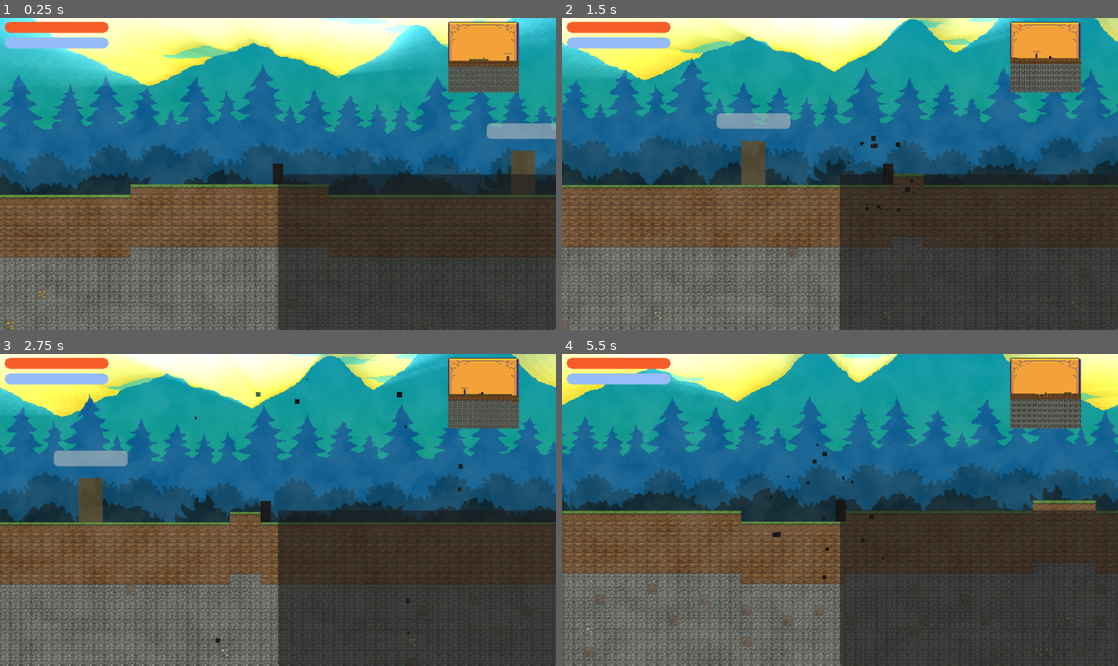
Above: before the commit, frames 1-4 (two rows, left to right).
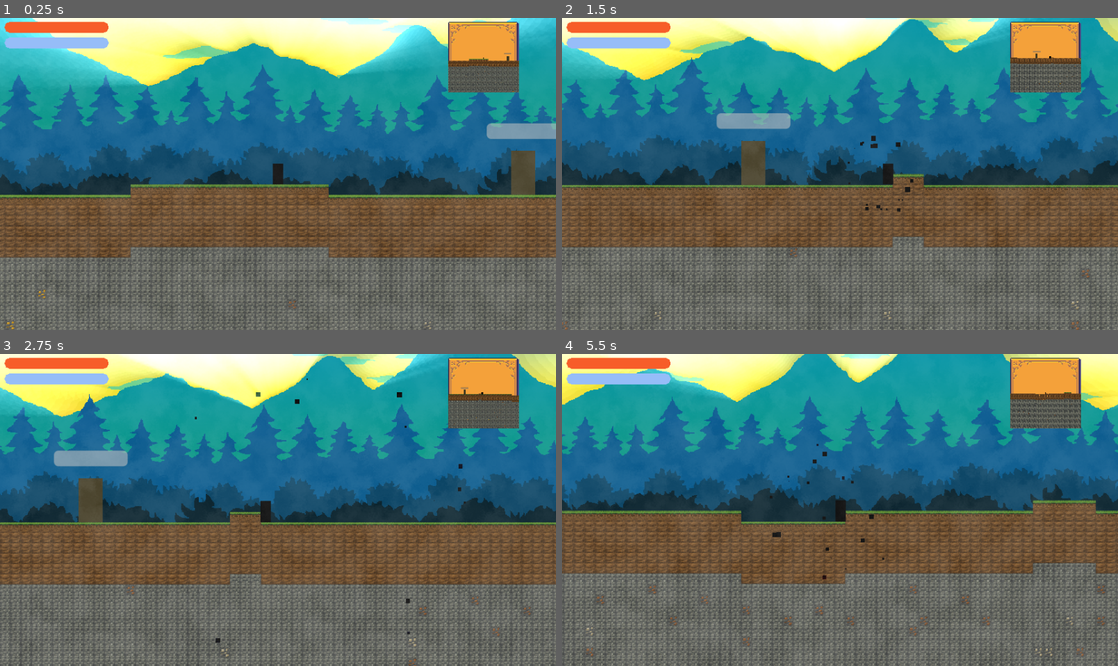
Above: after the commit, the same moments.

Repository: terriblepanic/first-game
Game: Godot game, scene res://scenes/Main.tscn
Two runs of this game, one before a commit and one after it. Both use one fixed random seed, a clock stepped at 60 frames per second and the inputs below.
Inputs (mouse positions are in pixels of both pictures, inside the frame that each line leads up to):
- Up to frame 1 (0.25 s): no input
- Up to frame 2 (1.5 s): move the mouse to (962, 158) at 0.52 s; hold D (move_right) from 0.53 s (still down); click (962, 158) at 0.6 s; tap Space (jump) at 0.77 s; move the mouse to (728, 189) at 1.27 s; click (728, 189) at 1.35 s
- Up to frame 3 (2.75 s): tap Space (jump) at 1.52 s; move the mouse to (333, 441) at 2.02 s; release D (move_right) at 2.03 s; hold A (move_left) from 2.03 s (still down); click (333, 441) at 2.1 s
- Up to frame 4 (5.5 s): move the mouse to (812, 572) at 2.77 s; release A (move_left) at 2.78 s; hold D (move_right) 2.78-4.28 s; click (812, 572) at 2.85 s; tap Space (jump) at 3.02, 3.77, 4.52 s; move the mouse to (1006, 556) at 3.52 s; click (1006, 556) at 3.6 s; move the mouse to (673, 463) at 4.27 s; hold A (move_left) 4.28-5.03 s; click (673, 463) at 4.35 s; move the mouse to (867, 510) at 5.02 s; hold D (move_right) from 5.03 s (still down); click (867, 510) at 5.1 s

The runs differ from the first frame. In frame 1, 23% of the frame differs, in the area x 50-100%, y 50-100%; in frame 2, 24%; in frame 3, 23%; in frame 4, 25%.
Error before the commit: Parse Error: Used tab character for indentation instead of space as used before in the file. (res://scripts/hud.gd:28)

Commit message:
Fix tab indentation in hud.gd

Diff:
--- a/scripts/hud.gd
+++ b/scripts/hud.gd
@@ -26,8 +26,8 @@
                         inventory.populate_grid(inventory_grid)
 
 func _on_player_health_changed(value: int, max_value: int) -> void:
-	health_bar.max_value = max_value
-	health_bar.value = value
+        health_bar.max_value = max_value
+        health_bar.value = value
 
 func _on_player_mana_changed(value: int, max_value: int) -> void:
         mana_bar.max_value = max_value
